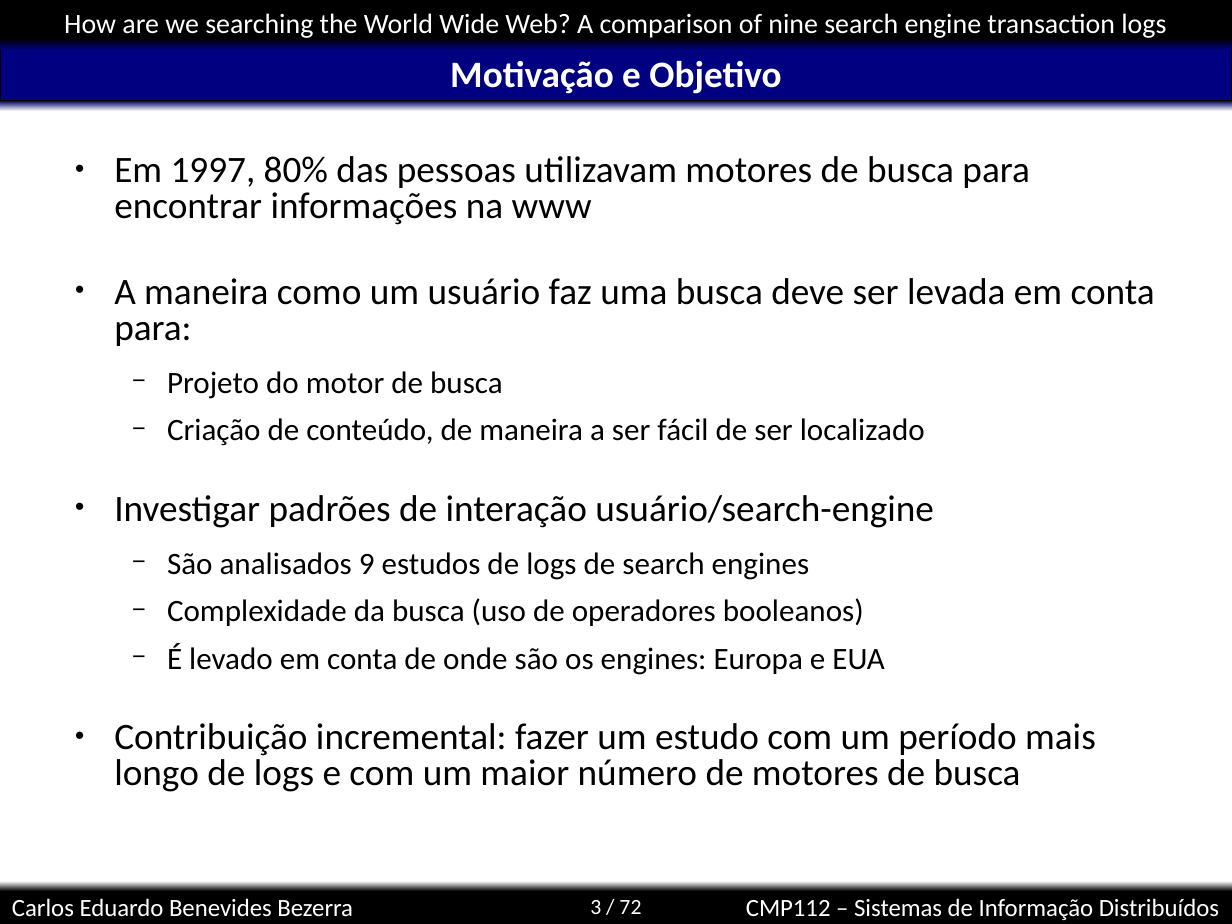
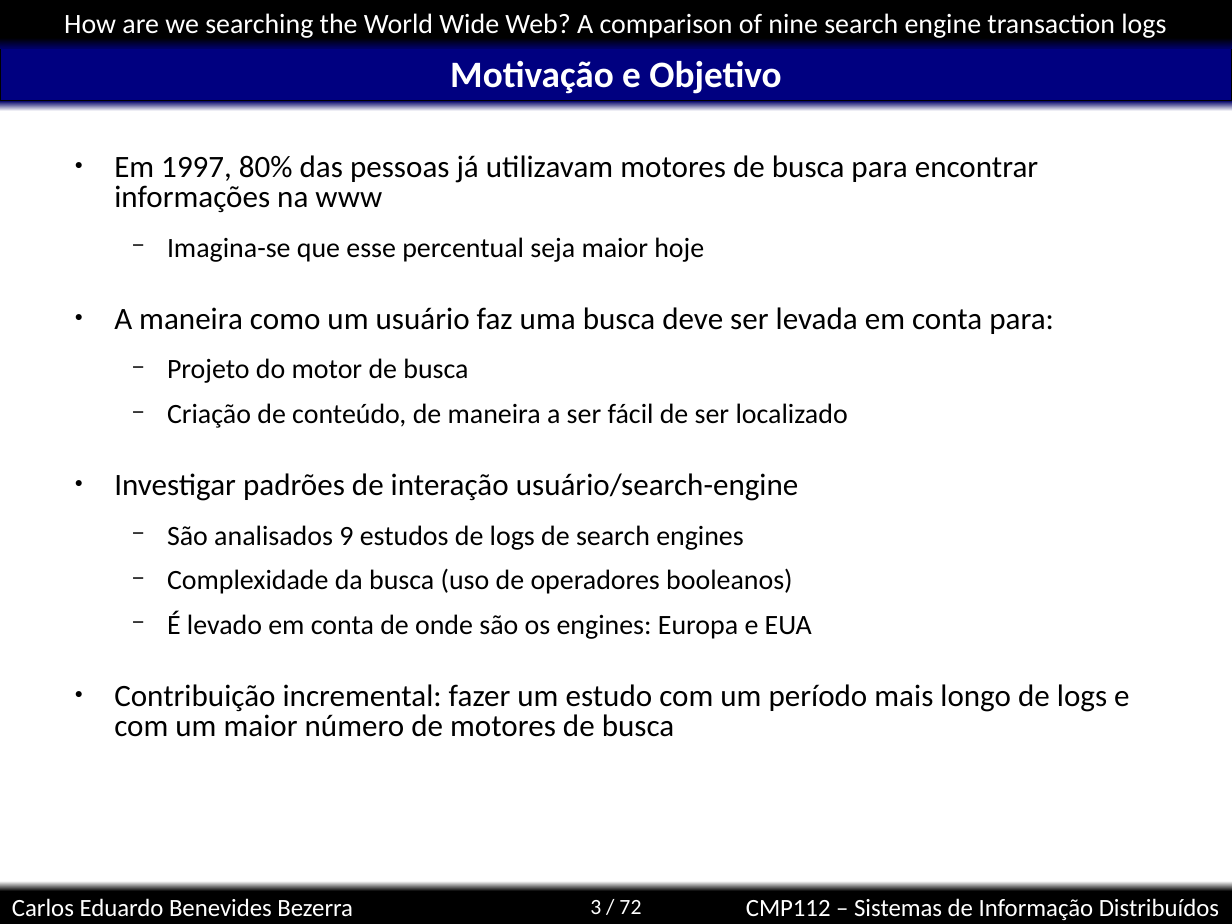
Before and after one commit to kdubezerra/kdubezerra, a slide deck: slide 3 of disciplinas/cmp112/artigohow.ppt. Drawn at 1232x924 pixels with LibreOffice and Linux fonts; fonts in the diff are those of the drawing; background and template pictures are left out. Boxes give left, top, right and bottom in pixels: in the first picture for what was removed or moved away, otherwise in the second. Text is boxed around its words. In the diff, an @@ line names an element or a change of style, - is before the commit and + after.

```diff
--- a/disciplinas/cmp112/artigohow.ppt
+++ b/disciplinas/cmp112/artigohow.ppt
@@ text at <box>114,155,1038,262</box>: text changed; size 24 to 20 pt @@
-● Em 1997, 80% das pessoas utilizavam motores de busca para encontrar informações na www
+● Em 1997, 80% das pessoas já utilizavam motores de busca para encontrar informações na www
+  − Imagina-se que esse percentual seja maior hoje
@@ text at <box>114,307,1129,737</box>: size 24 to 20 pt in "A maneira como um usuário faz uma ...", "Investigar padrões de interação usuário/search-engine", "Contribuição incremental: fazer um estudo com um ..."; size 20 to 18 pt in "Projeto do motor de busca", "Criação de conteúdo, de maneira a ser ...", "São analisados 9 estudos de logs de ...", "Complexidade da busca (uso de operadores booleanos)" and 1 more places @@
```
Also in this commit, not shown: 1 other slide changed, 1 slide added, 1 slide removed.
